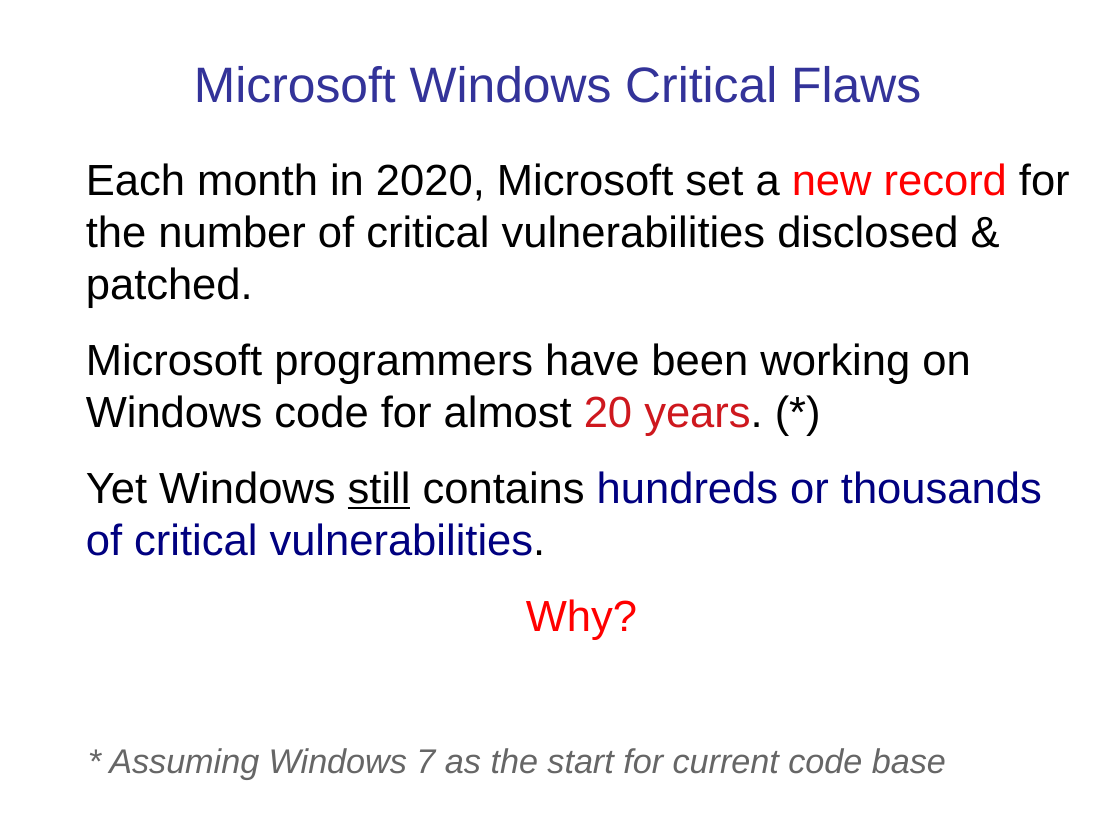
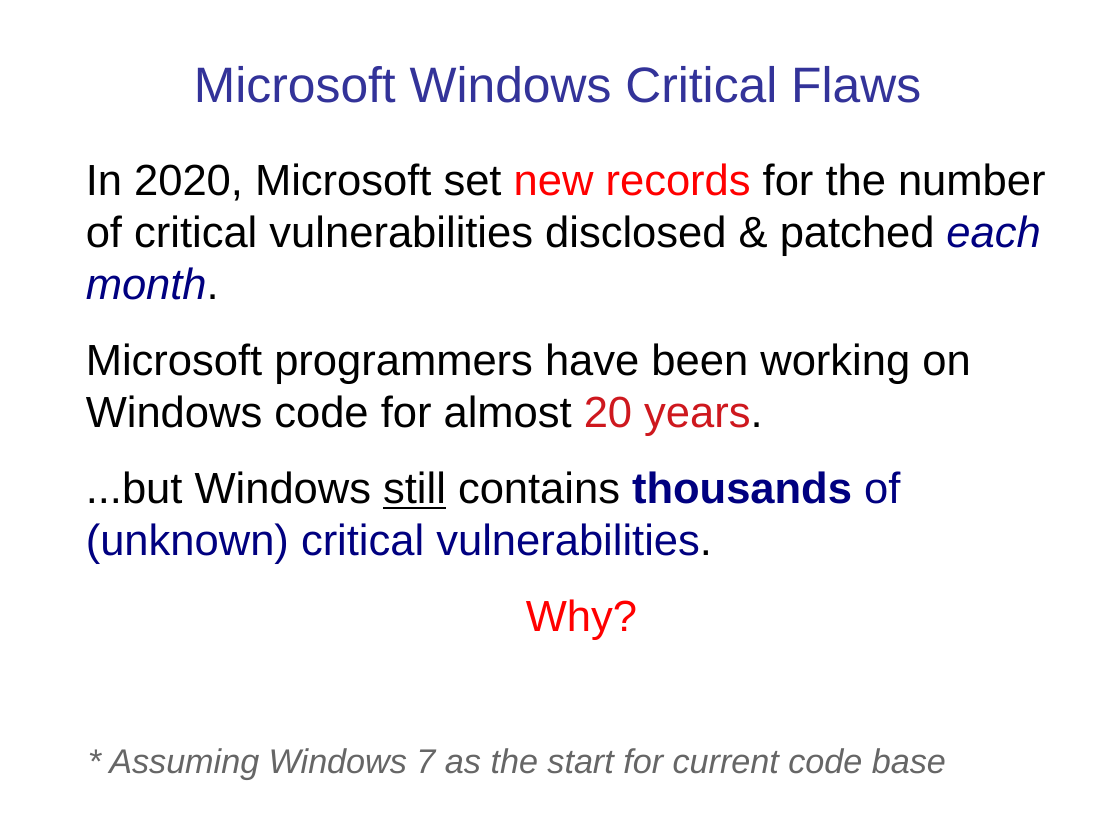
Before and after one commit to cpske/ISP, a slide deck: slide 16 of software-process/Introduction-software-process.pptx. Drawn at 1120x840 pixels with LibreOffice and Linux fonts; fonts in the diff are those of the drawing. Boxes give left, top, right and bottom in pixels: in the first picture for what was removed or moved away, otherwise in the second. Text is boxed around its words. In the diff, an @@ line names an element or a change of style, - is before the commit and + after.

```diff
--- a/software-process/Introduction-software-process.pptx
+++ b/software-process/Introduction-software-process.pptx
@@ text at [86,163,1046,564]: text changed @@
-Each month in 2020, Microsoft set a new record for the number of critical vulnerabilities disclosed & patched.
-Microsoft programmers have been working on Windows code for almost 20 years. (*)
-Yet Windows still contains hundreds or thousands of critical vulnerabilities.
+In 2020, Microsoft set new records for the number of critical vulnerabilities disclosed & patched each month.
+Microsoft programmers have been working on Windows code for almost 20 years.
+...but Windows still contains thousands of (unknown) critical vulnerabilities.
```
Also in this commit, not shown: 26 other slides changed, 16 other files.
